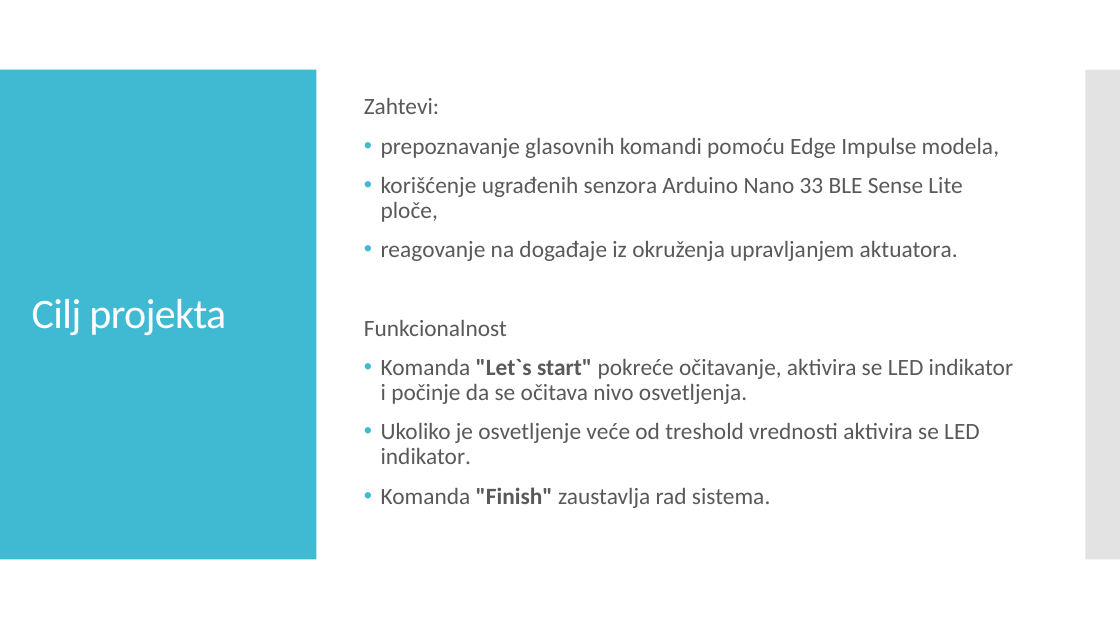
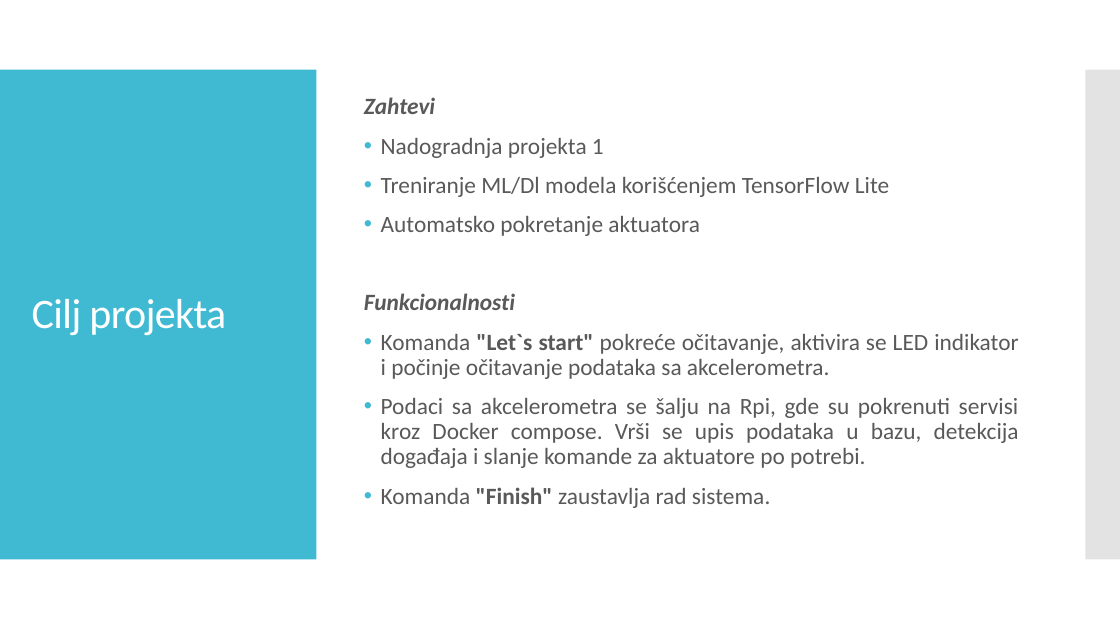
Before and after one commit to anjatonsa/ips-project2, a slide deck: slide 5 of Sveprisutno računarstvo - Projekat 2.pptx (slide 4 before the commit). Drawn at 1120x630 pixels with LibreOffice and Linux fonts; fonts in the diff are those of the drawing. Boxes give left, top, right and bottom in pixels: in the first picture for what was removed or moved away, otherwise in the second. Text is boxed around its words. In the diff, an @@ line names an element or a change of style, - is before the commit and + after.

Commit message:
Presentation update, ml-service treshold fix

```diff
--- a/Sveprisutno računarstvo - Projekat 2.pptx
+++ b/Sveprisutno računarstvo - Projekat 2.pptx
@@ text at [364,97,1019,468]: text changed @@
-Zahtevi:
-• prepoznavanje glasovnih komandi pomoću Edge Impulse modela,
-• korišćenje ugrađenih senzora Arduino Nano 33 BLE Sense Lite ploče,
-• reagovanje na događaje iz okruženja upravljanjem aktuatora.
-Funkcionalnost
-• Komanda "Let`s start" pokreće očitavanje, aktivira se LED indikator i počinje da se očitava nivo osvetljenja.
-• Ukoliko je osvetljenje veće od treshold vrednosti aktivira se LED indikator.
+Zahtevi
+• Nadogradnja projekta 1
+• Treniranje ML/Dl modela korišćenjem TensorFlow Lite
+• Automatsko pokretanje aktuatora
+Funkcionalnosti
+• Komanda "Let`s start" pokreće očitavanje, aktivira se LED indikator i počinje očitavanje podataka sa akcelerometra.
+• Podaci sa akcelerometra se šalju na Rpi, gde su pokrenuti servisi kroz Docker compose. Vrši se upis podataka u bazu, detekcija događaja i slanje komande za aktuatore po potrebi.
```
Also in this commit, not shown: 4 other slides changed, 3 slides added, 3 slides removed, 3 other files.
